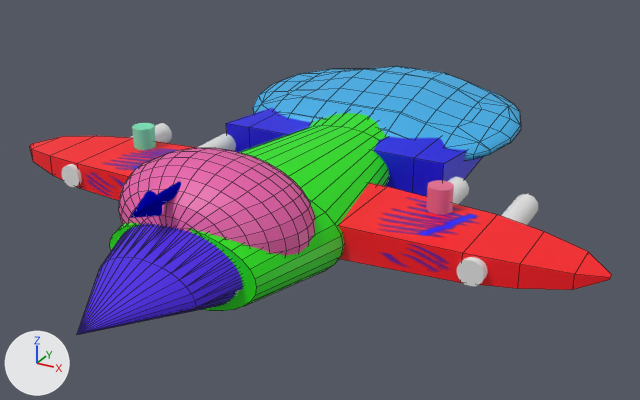
A saved change to the FBX model demo/model3dFromFbx2/models/rocket2.fbx.
The view is the same before and after, from a 50 mm camera at (5.41, -8.99, 4.46) aimed at (0.4, 0.12, -0.1). Lighting does not change. The marker at lower left points along +X, +Y and +Z. Mesh edges are drawn as thin lines on the coarser meshes. Where no turn or scale is listed for an object, it has been applied to the vertices.
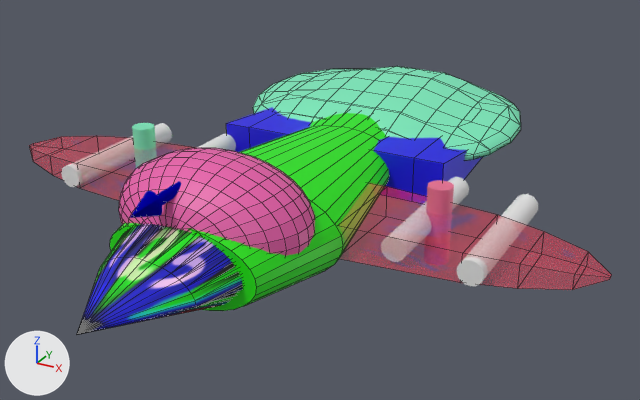
What differs and where, as boxes (x1, y1, x2, y2) in the pictures (640 x 400 px):
'Cube', surface changed: (29, 136, 612, 290) in both
'Mball', recoloured (blue to green): (253, 66, 521, 160) in both
'Cone', surface changed: (77, 224, 243, 334) in both
'Cylinder.001', unchanged, uncovered by the edit: (62, 123, 172, 187) in both
'Cylinder.003', unchanged, uncovered by the edit: before (448, 177, 469, 205); after (381, 177, 469, 262)

Diff of the bpy script that builds the scene:
```diff
--- a/demo/model3dFromFbx2/models/rocket2.fbx.py
+++ b/demo/model3dFromFbx2/models/rocket2.fbx.py
@@ img_wings_png @@
-img_wings_png = load_image('wings.png', 'textures/wings.png', 512, 512, 'sRGB')
+img_wings_png = load_image('wings.png', 'textures/wings.png', 512, 512, 'Non-Color')
@@ img_nose_png @@
+img_nose_png = load_image('nose.png', 'textures/nose.png', 1024, 1024, 'sRGB')
@@ mat_material_006 @@
 mat_material_006 = principled_material('Material.006')
-mat_material_006.base_color = (0.0677, 0.00872, 0.8)  # purple #4a17e7
+mat_material_006.texture = img_nose_png
@@ mat_material_005 @@
 n0 = _N.new('ShaderNodeBsdfPrincipled'); n0.name = 'Principled BSDF'
 n2.image = img_wings_png
+n3 = _N.new('ShaderNodeTexImage'); n3.name = 'Image Texture.001'
+n3.image = img_wings_png
 _L.new(n2.outputs[0], n0.inputs[0])  # 'Color' to 'Base Color'
 _L.new(n0.outputs[0], n1.inputs[0])  # 'BSDF' to 'Surface'
+_L.new(n3.outputs[0], n0.inputs[4])  # 'Color' to 'Alpha'
@@ me_mball @@
 me_mball.from_pydata(...)  # 272 vertices, 298 faces; spans x -2.12..2.12, y -1.17..1.15, z -0.27..0.48
-me_mball.materials.append(mat_material_010)  # blue #3daee7
+me_mball.materials.append(mat_material_013)  # green #7ae7ba
```
